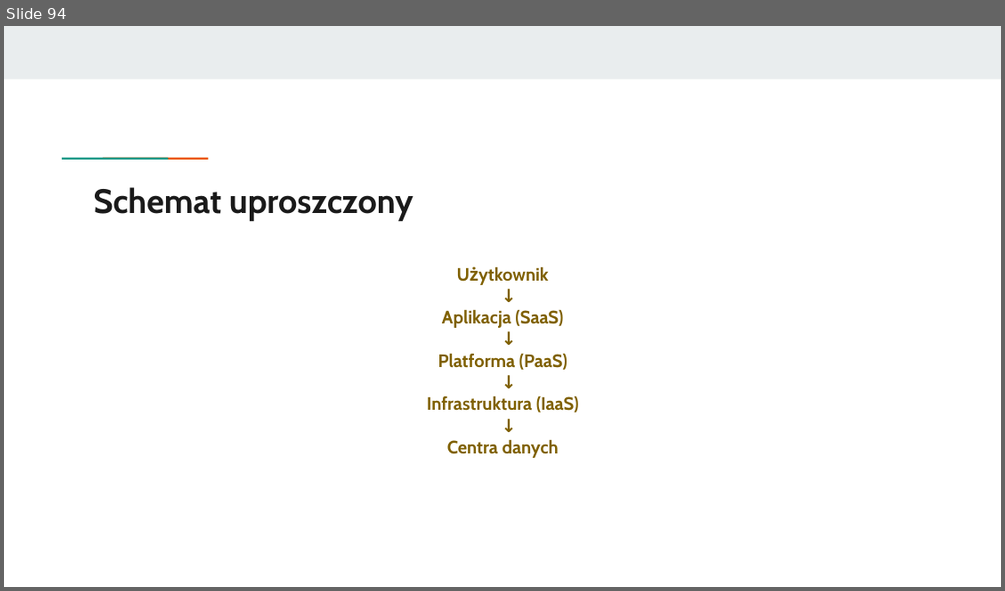
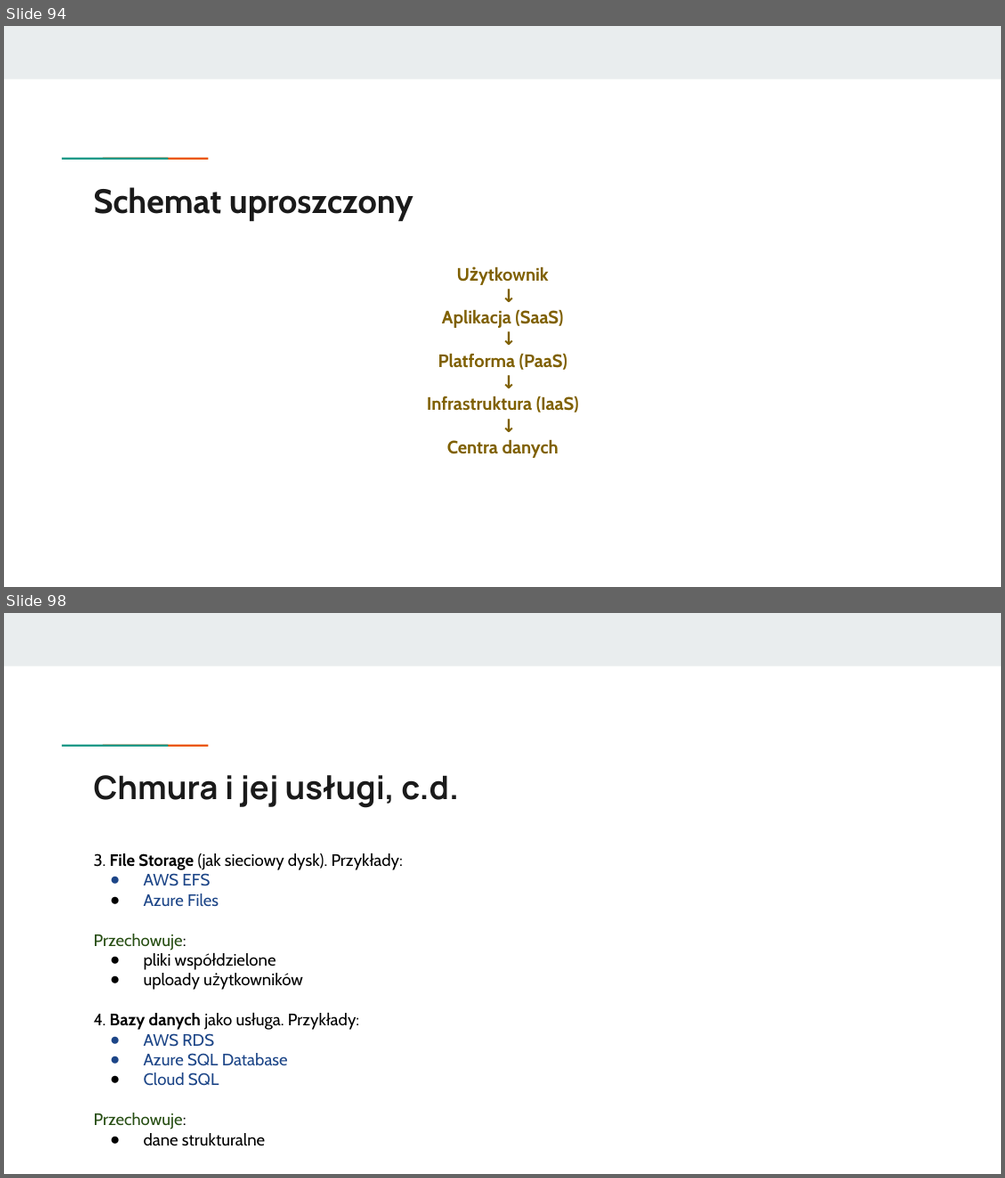
Before and after one commit to KasiaKasia/PRZEDMIOTY, a slide deck: ZASTOSOWANIE_INFORMATYKI/1A-gr_2/Zastosowanie informatyki - 1A gr. 2-plik2.pptx. Shown one above the other, each under a label of ours: slide 94 before the commit, slides 94 and 98 after it; the slides between them are not shown. The pictures are 1005x591 and 1005x1178 pixels, drawn with LibreOffice and Linux fonts; fonts in the diff are those of the drawing. Boxes give left, top, right and bottom in pixels: in the first picture for what was removed or moved away, otherwise in the second. Text is boxed around its words. In the diff, an @@ line names an element or a change of style, - is before the commit and + after.

```diff
--- a/ZASTOSOWANIE_INFORMATYKI/1A-gr_2/Zastosowanie informatyki - 1A gr. 2-plik2.pptx
+++ b/ZASTOSOWANIE_INFORMATYKI/1A-gr_2/Zastosowanie informatyki - 1A gr. 2-plik2.pptx
@@ slide 98 added at (x1=4, y1=613, x2=1001, y2=1174), background #FFFFFF; not listed: 3 template elements that a slide beside it also shows @@
@@ title added at (x1=94, y1=775, x2=459, y2=808), 23.4 pt, text #1A1A1A, bold @@
+Chmura i jej usługi, c.d.
@@ text added at (x1=94, y1=853, x2=327, y2=1146), 12 pt, text #000000 @@
+3. File Storage (jak sieciowy dysk). Przykłady:
+● AWS EFS
+● Azure Files
+Przechowuje:
+● pliki współdzielone
+● uploady użytkowników
+4. Bazy danych jako usługa. Przykłady:
+● AWS RDS
+● Azure SQL Database
+● Cloud SQL
+Przechowuje:
+● dane strukturalne
```
Also in this commit, not shown: 13 other slides added, 1 slide removed, 1 other file.
